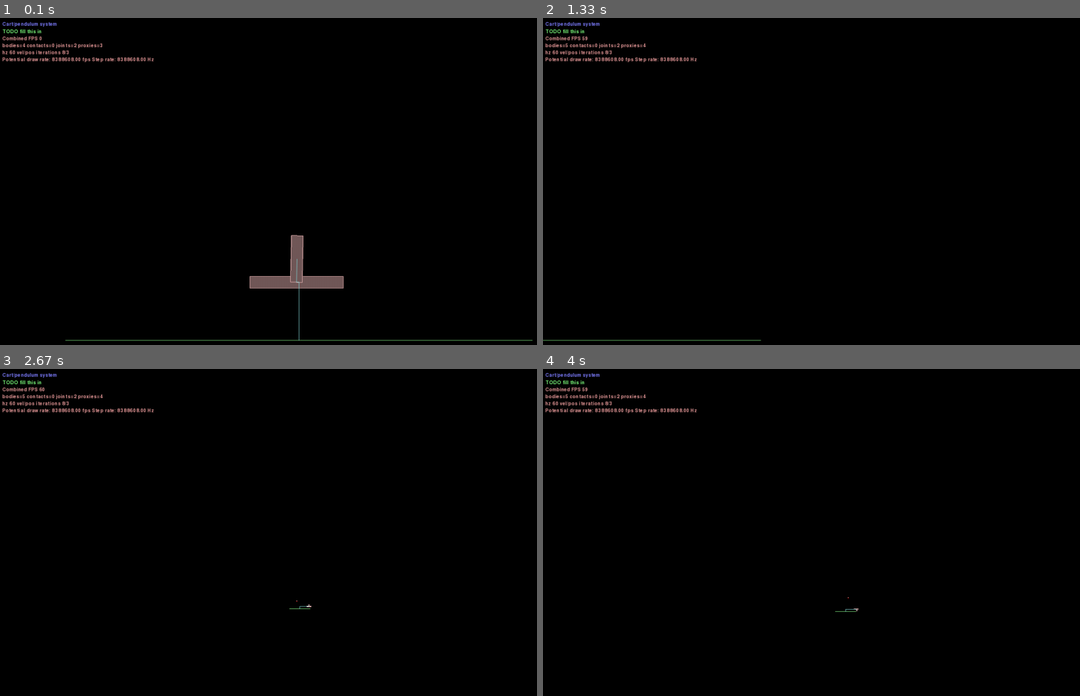
Above: before the commit, frames 1-4 (two rows, left to right).
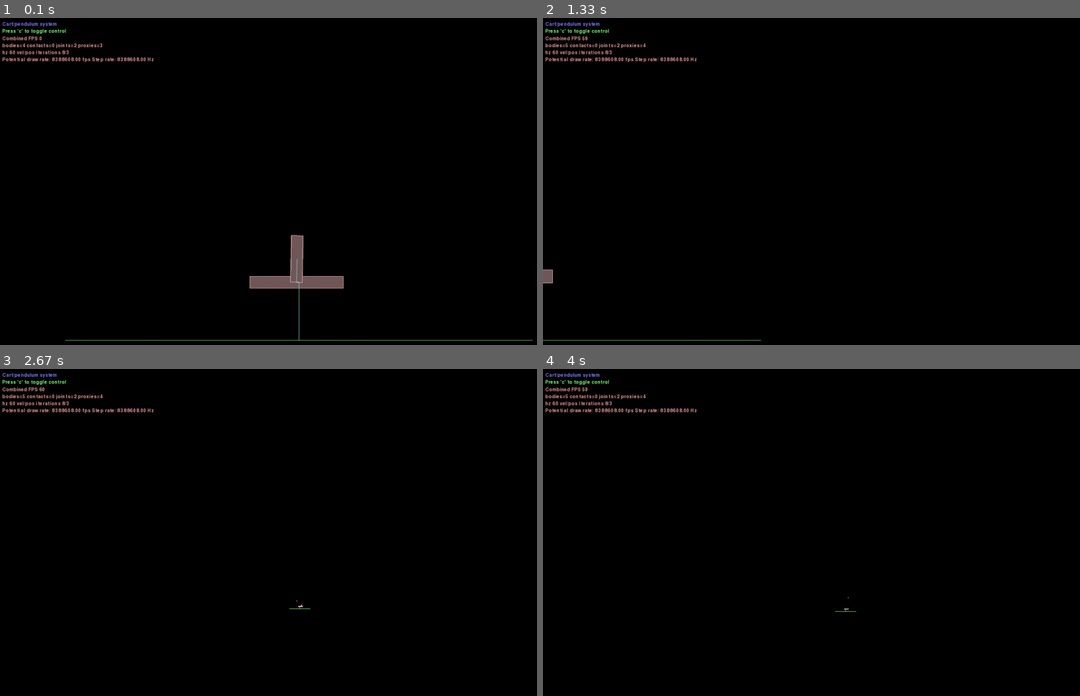
Above: after the commit, the same moments.

Repository: fearofcode/neat-pole-balancing
Game: pygame game, started from cart_pendulum_demo.py
Two runs of this game, one before a commit and one after it. Both use one fixed random seed, a clock stepped at 60 frames per second and the inputs below.
Inputs (mouse positions are in pixels of both pictures, inside the frame that each line leads up to):
- Up to frame 1 (0.1 s): no input
- Up to frame 2 (1.33 s): hold C 0.33-0.8 s; hold Right 0.33-0.8 s; move the mouse to (816, 266) at 0.37 s; hold Right 0.83-1.3 s; move the mouse to (843, 279) at 0.87 s; tap Space at 0.9, 1.2 s; tap Z at 0.98 s
- Up to frame 3 (2.67 s): hold Up 1.33-1.63 s; move the mouse to (155, 601) at 1.37 s; tap Space at 1.4, 1.73, 2.03, 2.23, 2.53 s; tap Home at 1.48 s; hold Right 1.67-2.13 s; move the mouse to (outside the picture) at 1.7 s; hold Left from 2.17 s (still down); move the mouse to (outside the picture) at 2.2 s; tap Z at 2.32 s
- Up to frame 4 (4 s): release Left at 2.7 s; hold Down 2.73-3.03 s; move the mouse to (outside the picture) at 2.77 s; tap Space at 2.8, 3.13, 3.43, 3.57, 3.97 s; tap Home at 2.88 s; hold Left 3.07-3.47 s; move the mouse to (908, 640) at 3.1 s; hold Up 3.5-3.87 s; move the mouse to (854, 437) at 3.53 s; tap Z at 3.65 s; hold Right from 3.9 s (still down); move the mouse to (698, 503) at 3.93 s

The runs differ from the first frame. In frame 1, 0.1% of the frame differs, in the area x 0-13%, y 3-5%; in frame 2, 0.2%, in the area x 0-13%, y 3-82%; in frame 3, 0.1%; in frame 4, 0.1%.

Commit message:
Allow interactive toggling of control

Diff:
--- a/cart_pendulum_demo.py
+++ b/cart_pendulum_demo.py
@@ -22,13 +22,14 @@
 
 from Box2D import (b2EdgeShape, b2FixtureDef, b2PolygonShape)
 
-from framework import (Framework, main)
+from framework import (Framework, Keys, main)
 import settings
 
 
 class CartPendulumSystem(object):
     def __init__(self, world):
         self.world = world
+        self.control_enabled = True
 
         # The ground
         ground = self.world.CreateBody(
@@ -74,9 +75,11 @@
         )
 
     def step(self):
-        angle = self.pole.angle * 180 / pi * 15
+        print(self.pole.angle)
+        if self.control_enabled:
+            angle = self.pole.angle * 180 / pi * 15
 
-        self.cart.ApplyLinearImpulse((-angle, 0), self.cart.worldCenter, True)
+            self.cart.ApplyLinearImpulse((-angle, 0), self.cart.worldCenter, True)
 
     def discrete_loop(self):
         timeStep = 1.0 / settings.hz
@@ -88,7 +91,7 @@
 
 class CartPendulumDemo(Framework):
     name = "Cart/pendulum system"
-    description = "TODO fill this in"
+    description = "Press 'c' to toggle control"
 
     def __init__(self):
         super(CartPendulumDemo, self).__init__()
@@ -99,6 +102,9 @@
     def get_starting_resolution(self):
         return 1280, 1024
 
+    def Keyboard(self, key):
+        if key == Keys.K_c:
+            self.system.control_enabled = not self.system.control_enabled
     def Step(self, settings):
         super(CartPendulumDemo, self).Step(settings)
 
